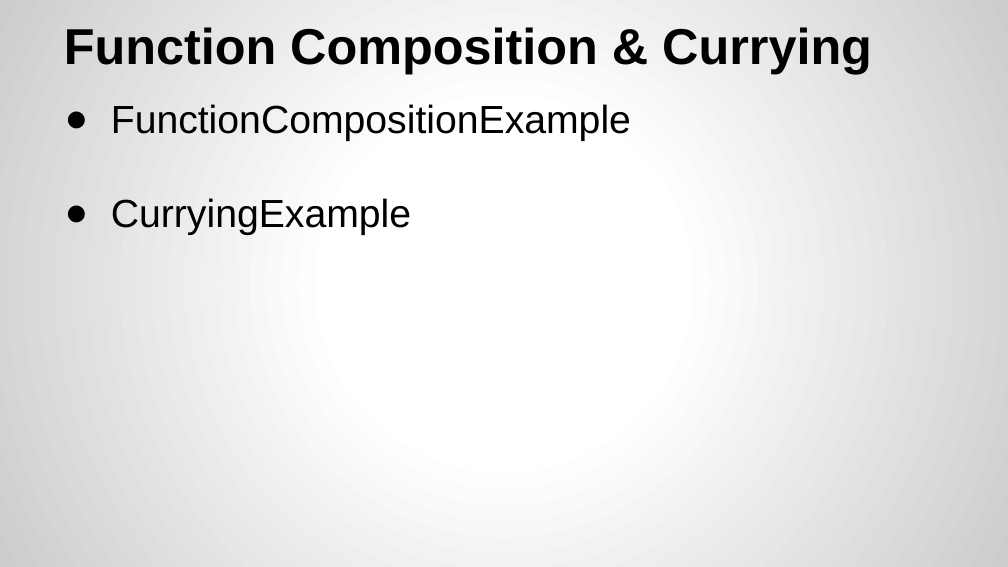
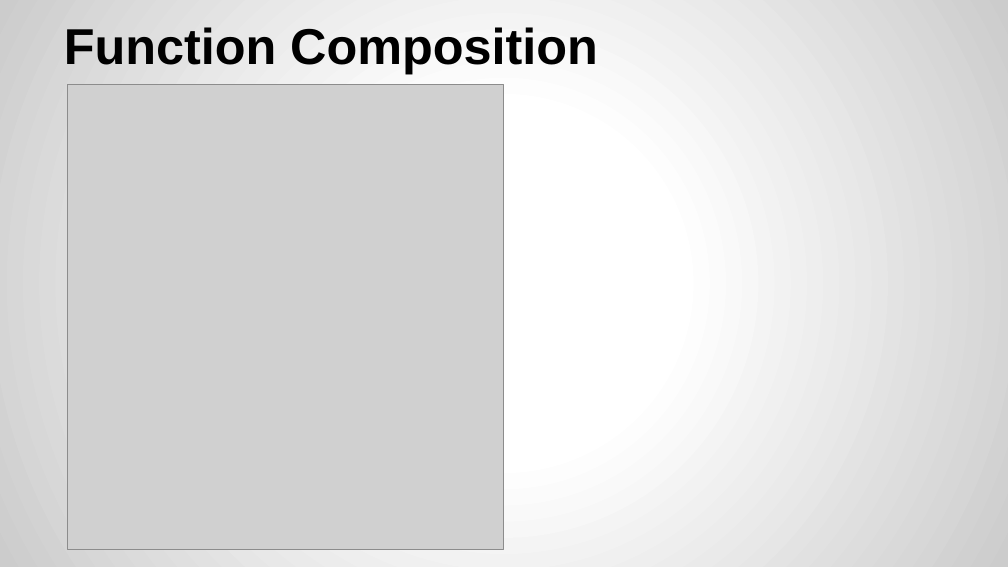
Before and after one commit to yogeshrnaik/presentations, a slide deck: slide 17 of Functional Programming with Java 8.pptx. Drawn at 1008x567 pixels with LibreOffice and Linux fonts; fonts in the diff are those of the drawing; grey boxes stand for pictures. Boxes give left, top, right and bottom in pixels: in the first picture for what was removed or moved away, otherwise in the second. Text is boxed around its words. In the diff, an @@ line names an element or a change of style, - is before the commit and + after.

Commit message:
added images

```diff
--- a/Functional Programming with Java 8.pptx
+++ b/Functional Programming with Java 8.pptx
@@ title at (64,27,598,74): text changed @@
-Function Composition & Currying
+Function Composition
@@ picture added at (68,85,504,550) @@
@@ text removed at (111,104,631,235) @@
-● FunctionCompositionExample
-● CurryingExample
```
Also in this commit, not shown: 13 other slides changed, 2 slides added.
